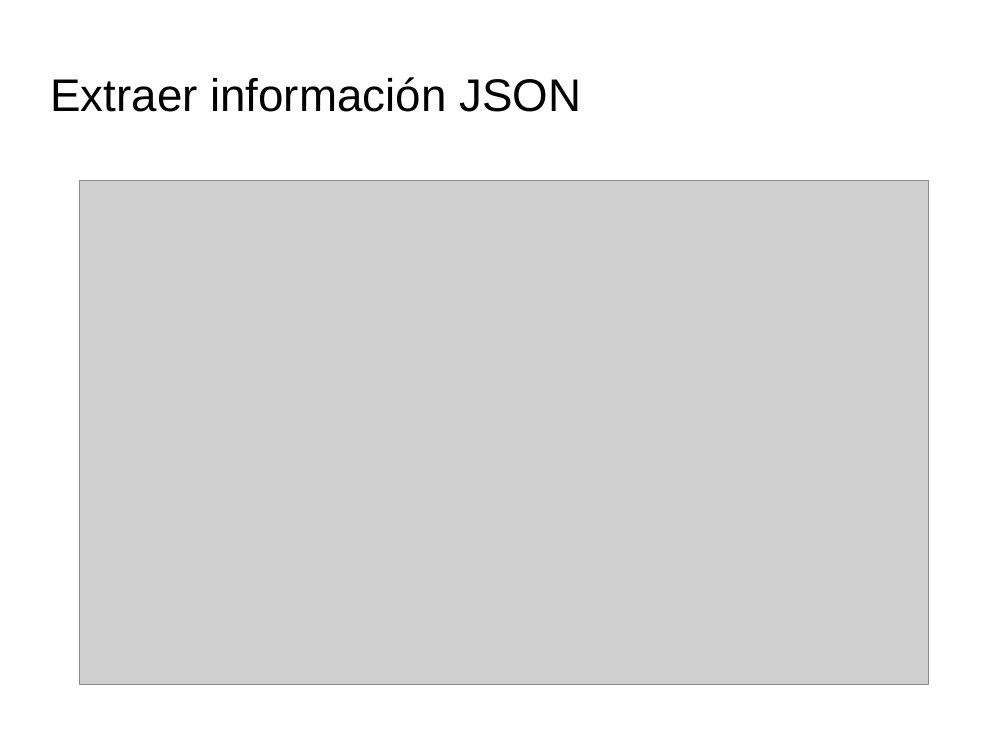
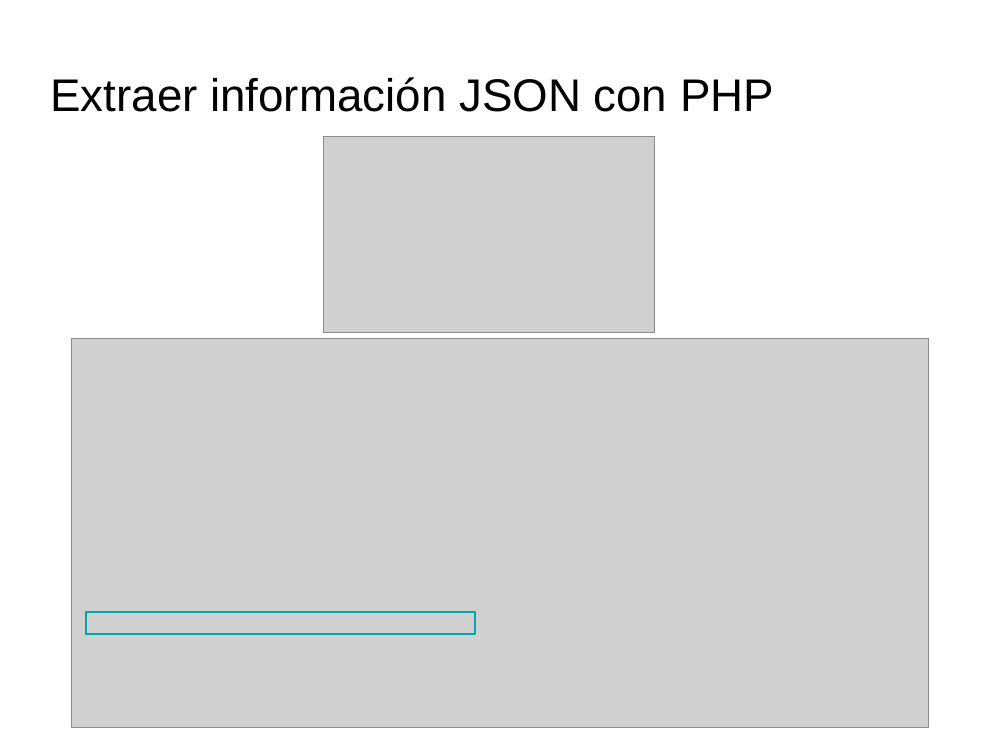
Before and after one commit to PatriiML11/ProyectoWeb, a slide deck: slide 16 of doc/Documentos/Presentacion.odp (slide 19 before the commit). Drawn at 1008x756 pixels with LibreOffice and Linux fonts; fonts in the diff are those of the drawing; grey boxes stand for pictures; background and template pictures are left out. Boxes give left, top, right and bottom in pixels: in the first picture for what was removed or moved away, otherwise in the second. Text is boxed around its words. In the diff, an @@ line names an element or a change of style, - is before the commit and + after.

```diff
--- a/doc/Documentos/Presentacion.odp
+++ b/doc/Documentos/Presentacion.odp
@@ title at <box>50,77,774,112</box>: text changed @@
-Extraer información JSON
+Extraer información JSON con PHP
@@ picture added at <box>324,137,654,334</box> @@
@@ picture: place and size @@
-picture at <box>80,180,929,684</box>
+picture at <box>72,338,929,727</box>
@@ rectangle added at <box>86,612,475,634</box>, outline #00A6A8 1.5 pt @@
```
Also in this commit, not shown: 14 other slides changed, 2 slides added, 5 slides removed, 3 other files.
